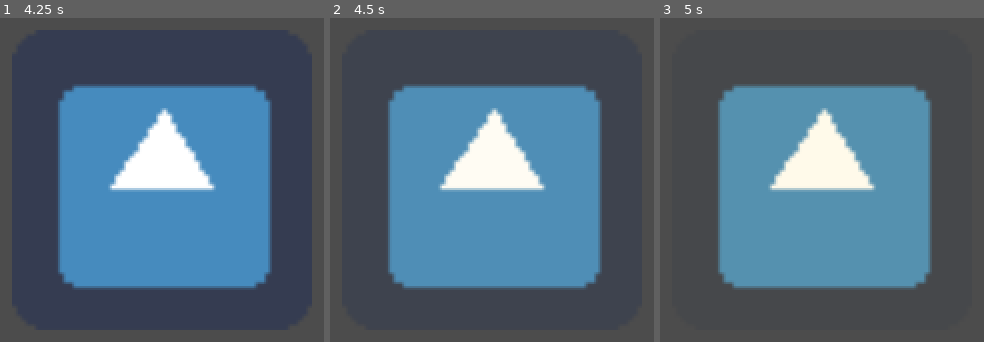
Above: before the commit, frames 1-3 (left to right).
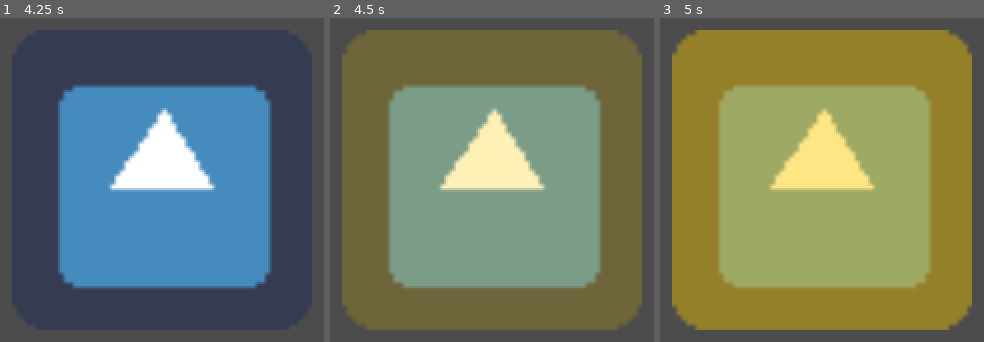
Above: after the commit, the same moments.

Repository: 0918nobita/godot-practice
Game: Godot game, scene res://Node2D.tscn
The game is run twice, just before and just after one commit, with the same random seed, the same clock (stepped at 60 frames per second) and the same inputs. The engine's default icon, where the game draws it, is replaced by a stand-in: a white triangle on a blue panel in a dark square.
Inputs (mouse positions are in pixels of both pictures, inside the frame that each line leads up to):
- Up to frame 1 (4.25 s): tap Enter at 0.5, 2, 3.5 s; move the mouse to (outside the picture) at 0.52 s; click (outside the picture) at 0.67 s; tap Space at 1.25, 2.75 s; move the mouse to (outside the picture) at 1.27 s; click (outside the picture) at 1.42 s; move the mouse to (outside the picture) at 2.02 s; click (outside the picture) at 2.17 s; move the mouse to (outside the picture) at 2.77 s; click (outside the picture) at 2.92 s; move the mouse to (outside the picture) at 3.52 s; click (outside the picture) at 3.67 s
- Up to frame 2 (4.5 s): tap Space at 4.25 s; move the mouse to (621, 316) at 4.27 s; click (621, 316) at 4.42 s
- Up to frame 3 (5 s): no input

Frame 1 is identical in both runs. In frame 2, 85% of the frame differs, in the area x 3-97%, y 3-97%; in frame 3, 85%.

Commit message:
:sparkles: アイコンをクリックして点滅のON/OFFを切り替えられるようにした

Diff:
--- a/Icon.gd
+++ b/Icon.gd
@@ -12,16 +12,20 @@
 	y + half_h
 )
 
+var should_flash = false
+var elapsed = 0
+
 func _ready():
 	print("Hello, Godot!")
 
-var elapsed = 0
+func _process(delta):
+	if should_flash:
+		elapsed += delta
+		material.set_shader_param("flash_modifier", (1 + sin(2 * elapsed)) / 4)
+	else:
+		elapsed = 0
+		material.set_shader_param("flash_modifier", 0)
 
-func _process(delta):
-	var mouse_pos = get_global_mouse_position()
-	elapsed += delta
-
-	if rect.has_point(mouse_pos):
-		material.set_shader_param("flash_modifier", (1 + cos(2 * elapsed)) / 2)
-	else:
-		material.set_shader_param("flash_modifier", 0)
+func _input(event):
+	if (event is InputEventMouseButton) or (event is InputEventScreenTouch):
+		should_flash = rect.has_point(event.position)
